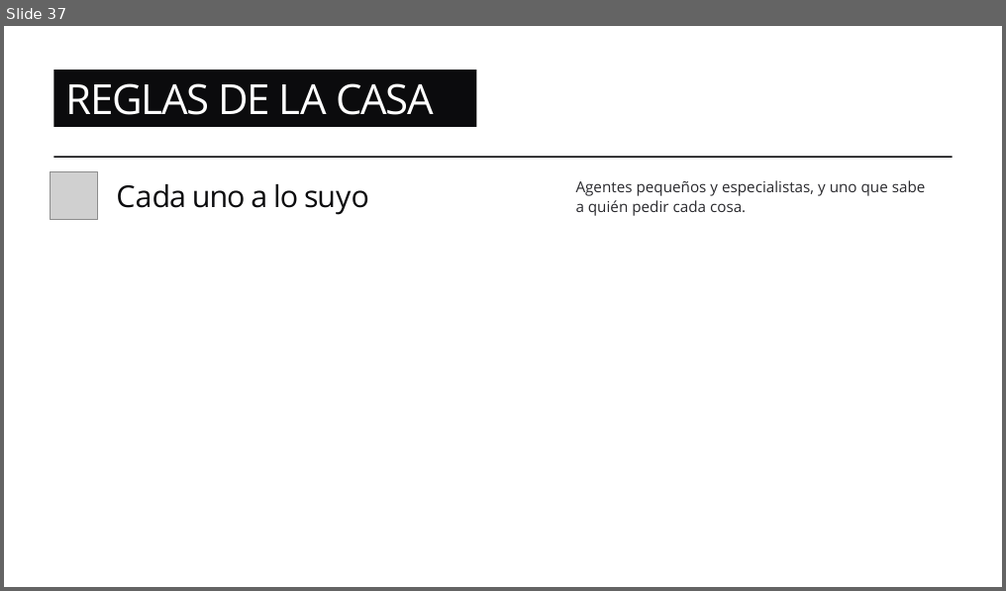
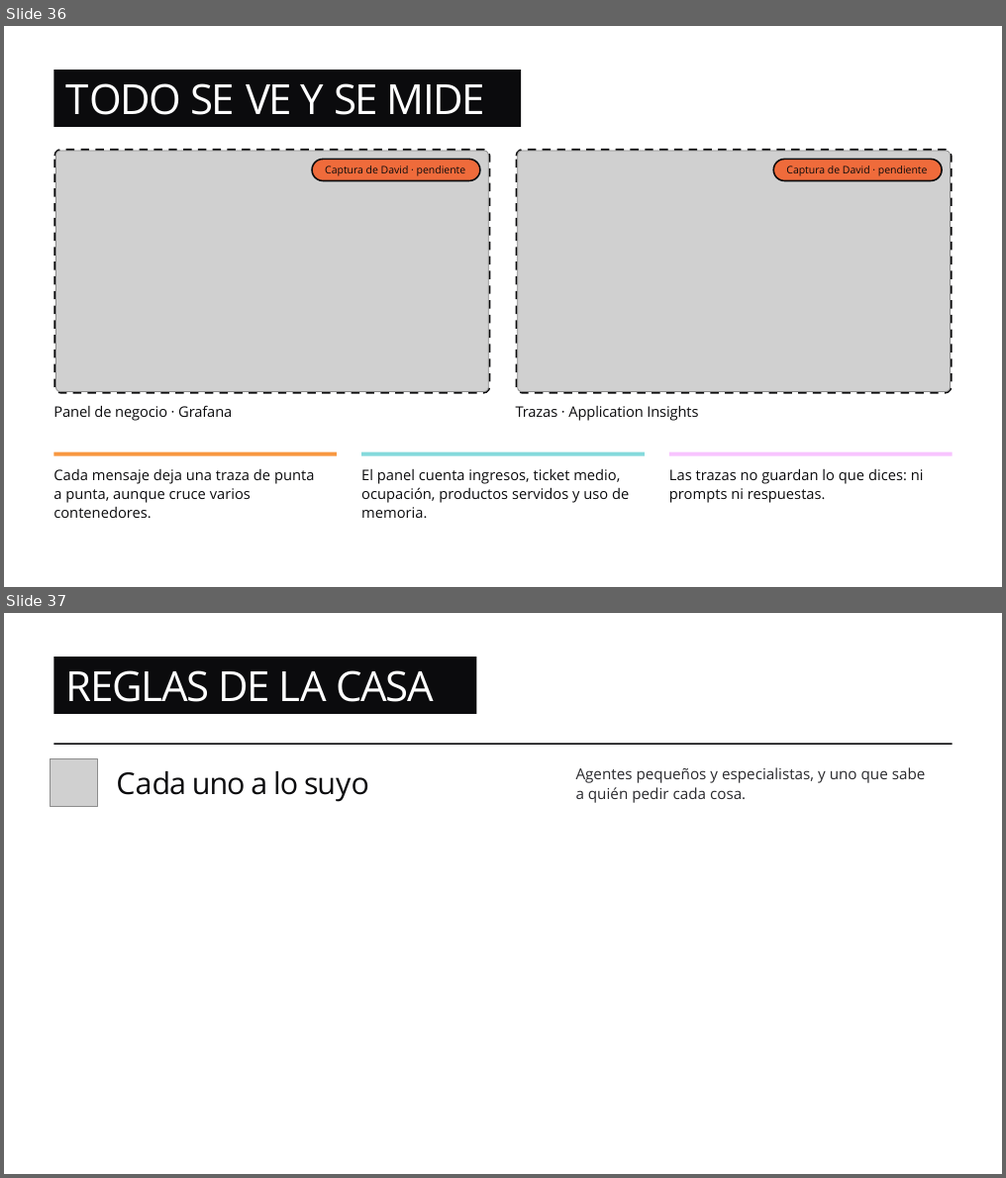
Before and after one commit to dsanchor/morcillaconf, a slide deck: docs/charla/no-es-magia.pptx. Shown one above the other, each under a label of ours: slide 37 before the commit, slides 36 and 37 after it. The pictures are 1006x591 and 1006x1178 pixels, drawn with LibreOffice and Linux fonts; fonts in the diff are those of the drawing; grey boxes stand for pictures. Boxes give left, top, right and bottom in pixels: in the first picture for what was removed or moved away, otherwise in the second. Text is boxed around its words. In the diff, an @@ line names an element or a change of style, - is before the commit and + after.

```diff
--- a/docs/charla/no-es-magia.pptx
+++ b/docs/charla/no-es-magia.pptx
@@ slide 36 added at [4, 26, 1002, 587], background #FFFFFF @@
@@ rectangle added at [54, 70, 522, 126], fill #0B0B0D, 40 pt, text #FFFFFF @@
+TODO SE VE Y SE MIDE
@@ rounded rectangle added at [54, 150, 490, 393], fill #F3F3F3, outline #0B0B0D 2 pt dashed @@
@@ picture added at [55, 151, 488, 392] @@
@@ rounded rectangle added at [312, 160, 480, 181], fill #EF6B3B, outline #0B0B0D 1.5 pt, 10 pt, text #0B0B0D @@
+Captura de David · pendiente
@@ rounded rectangle added at [517, 150, 951, 393], fill #F3F3F3, outline #0B0B0D 2 pt dashed @@
@@ picture added at [518, 151, 950, 392] @@
@@ rounded rectangle added at [773, 160, 943, 181], fill #EF6B3B, outline #0B0B0D 1.5 pt, 10 pt, text #0B0B0D @@
+Captura de David · pendiente
@@ text added at [54, 405, 232, 421], 14 pt, text #0B0B0D @@
+Panel de negocio · Grafana
@@ text added at [516, 406, 698, 421], 14 pt, text #0B0B0D @@
+Trazas · Application Insights
@@ text added at [54, 470, 314, 518], 14 pt, text #0B0B0D @@
+Cada mensaje deja una traza de punta
+a punta, aunque cruce varios
+contenedores.
@@ rectangle added at [54, 452, 338, 457], fill #F89841 @@
@@ rectangle added at [361, 452, 645, 457], fill #85DADC @@
@@ text added at [361, 470, 629, 518], 14 pt, text #0B0B0D @@
+El panel cuenta ingresos, ticket medio,
+ocupación, productos servidos y uso de
+memoria.
@@ rectangle added at [669, 452, 952, 457], fill #F8C4FF @@
@@ text added at [669, 469, 924, 503], 14 pt, text #0B0B0D @@
+Las trazas no guardan lo que dices: ni
+prompts ni respuestas.
```
Also in this commit, not shown: 15 slides changed, 2 other slides added, 3 slides removed, 2 other files.
